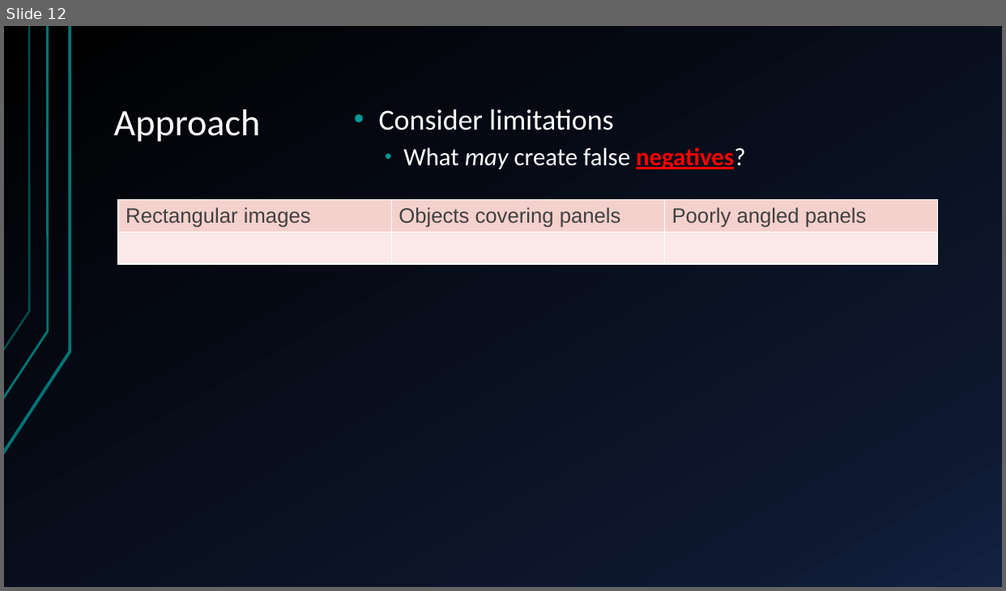
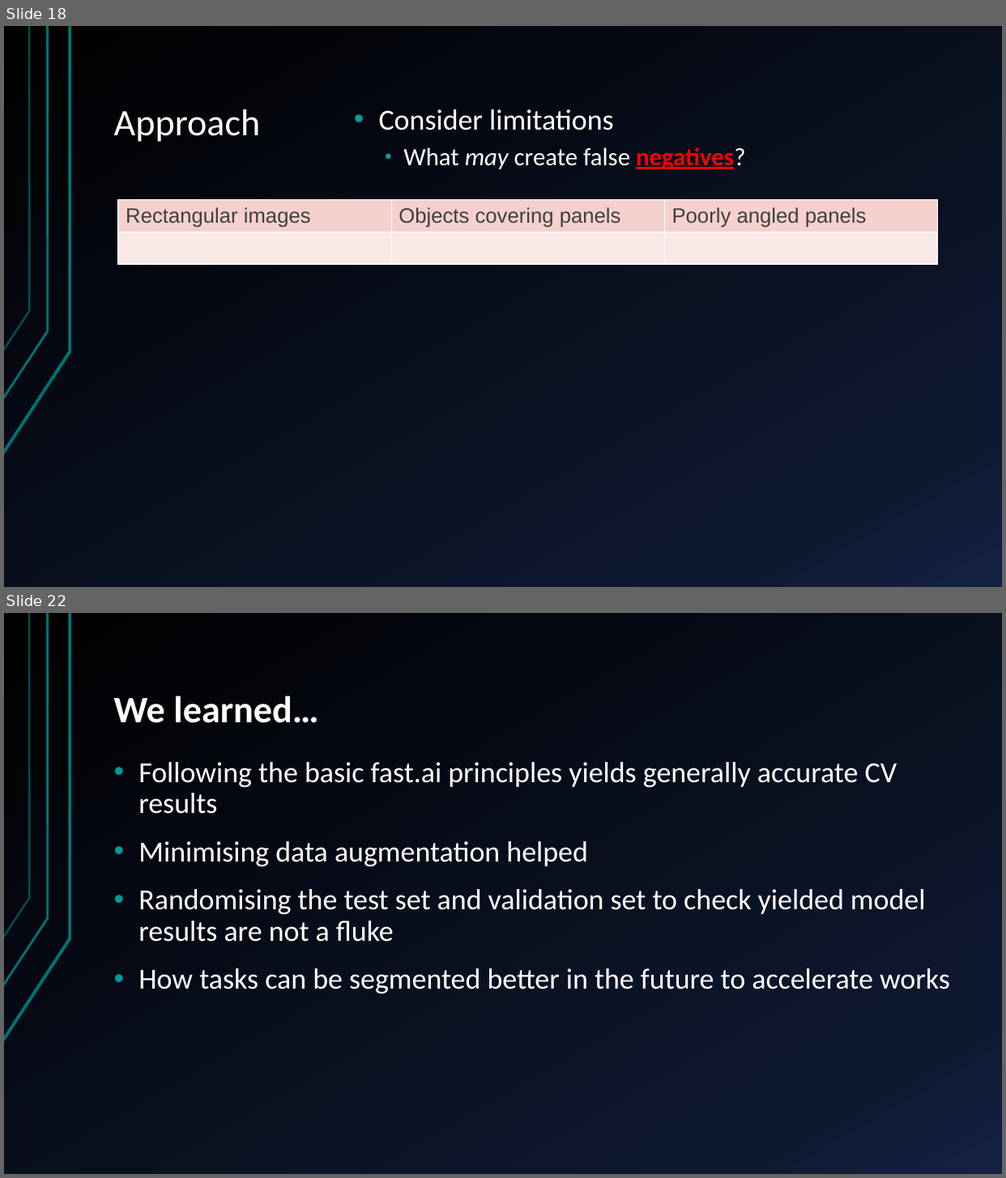
Before and after one commit to sofiary/teamunicornn, a slide deck: Western Power Hack-a-Gig Presentation.pptx. Shown one above the other, each under a label of ours: slide 12 before the commit, slides 18 and 22 after it; the slides between them are not shown. The pictures are 1006x591 and 1006x1178 pixels, drawn with LibreOffice and Linux fonts; fonts in the diff are those of the drawing. Boxes give left, top, right and bottom in pixels: in the first picture for what was removed or moved away, otherwise in the second. Text is boxed around its words. In the diff, an @@ line names an element or a change of style, - is before the commit and + after.

```diff
--- a/Western Power Hack-a-Gig Presentation.pptx
+++ b/Western Power Hack-a-Gig Presentation.pptx
@@ slide 22 added at (x1=4, y1=613, x2=1002, y2=1174), background gradient #000000 to #0F1931 to #142242; not listed: 3 template elements that a slide beside it also shows @@
@@ title added at (x1=114, y1=696, x2=318, y2=723), 36 pt, text #FFFFFF, bold @@
+We learned…
@@ text added at (x1=138, y1=762, x2=950, y2=994), 28 pt, text #FFFFFF @@
+• Following the basic fast.ai principles yields generally accurate CV results
+• Minimising data augmentation helped
+• Randomising the test set and validation set to check yielded model results are not a fluke
+• How tasks can be segmented better in the future to accelerate works
@@ what was slide 12 is now slide 18 @@
```
Also in this commit, not shown: 8 slides changed, 7 other slides added, 1 slide removed.
